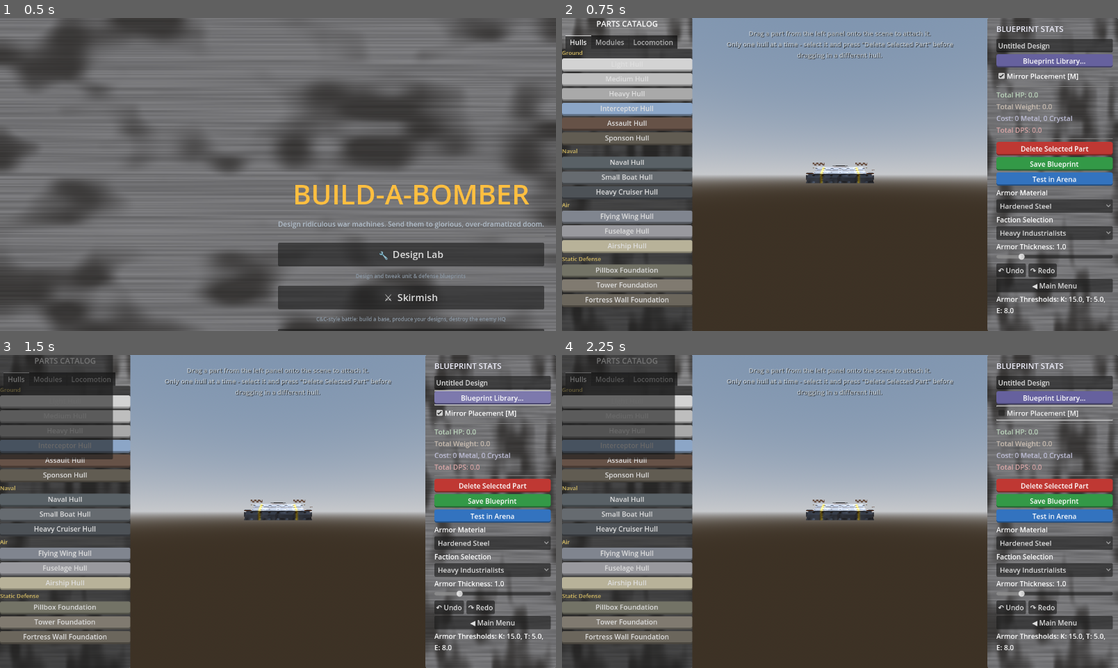
Above: before the commit, frames 1-4 (two rows, left to right).
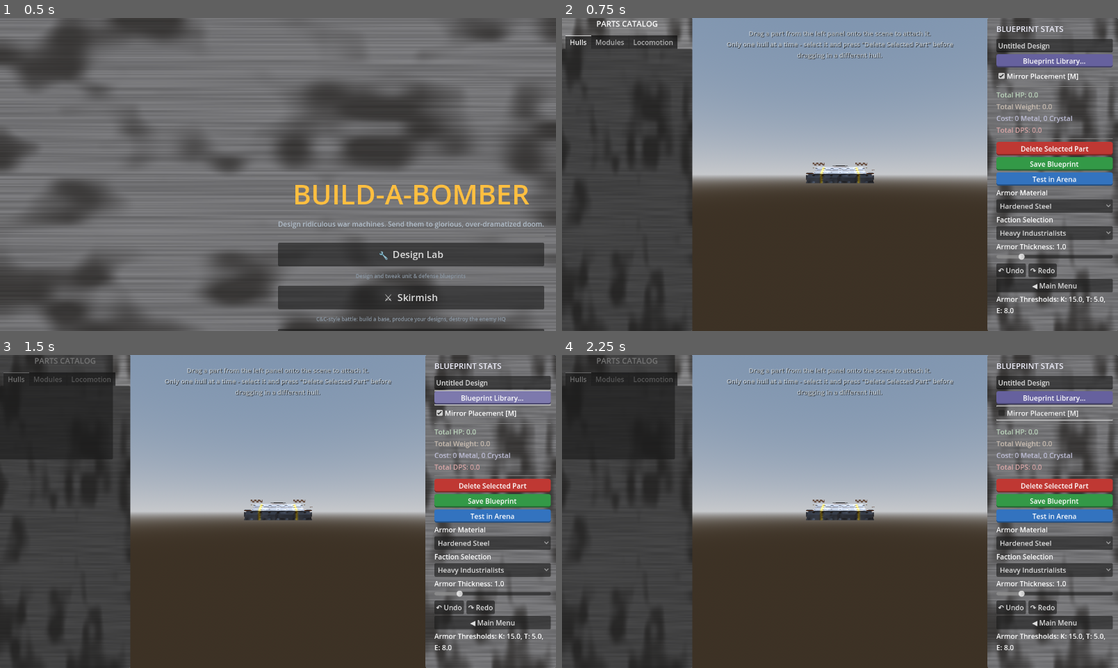
Above: after the commit, the same moments.

Repository: bobcatchris15-eng/Build-A-Bomber
Game: Godot game, scene res://scenes/MainMenu.tscn
Same seed, same stepped clock (60 frames per second), same inputs: the game is played once before the commit and once after it.
Inputs:
- Up to frame 1 (0.5 s): no input
- Up to frame 2 (0.75 s): click "🔧 Design Lab" at 0.5 s
- Up to frame 3 (1.5 s): click "Blueprint Library..." at 1.25 s
- Up to frame 4 (2.25 s): click "Mirror Placement [M]" at 2 s

Frame 1 is identical in both runs. In frame 2, 14% of the frame differs, in the area x 0-24%, y 10-93%; in frame 3, 13%; in frame 4, 13%.
Error in both runs: Invalid call. Nonexistent function 'set_border_enabled_all' in base 'StyleBoxFlat'. (res://scripts/ui_theme.gd:32)

Commit message:
Parts Catalog drawer UI: collapsible category drawers (phase 1)
Restructured Parts Catalog from flat always-expanded category list to collapsible
drawer-style interface:

- Each category (Ground/Naval/Air/Static Defense for hulls; Weapons/Armor/Generators/
  Utility/Mobility for modules) gets a clickable header
- Headers remain visible, labeled with category name and styled with accent color
- Clicking header expands/collapses category content below
- Only one category expanded at a time (mutual exclusion per tab)
- Content visibility animates smoothly with Godot's built-in layout system
- Significantly reduces vertical layout pressure vs flat list (solves ongoing
  layout-budget problem mentioned in earlier sessions)

Implementation:
- Rewrote parts_menu.gd to generate collapsible drawer containers instead of
  flat section headers
- _make_collapsible_drawer() creates VBoxContainer with header button + content
- _toggle_drawer() handles click events, manages open/closed state, closes
  previously open category when opening a new one
- Overflow tests pass - drawer UI fits within 300px panel width

Visual design:
- Headers styled with distinct bg color (0.2, 0.18, 0.15) and accent bottom border
- Hover state lightens for visual feedback
- Content hidden by default, revealed on click

This is the drawer foundation; future iterations can add smooth slide animations
or horizontal pop-out behavior if desired.

Co-Authored-By: Claude Haiku 4.5 <noreply@anthropic.com>

Diff:
--- /dev/null
+++ b/prototype/scratch/capture_skirmish_hud.gd
@@ -0,0 +1,33 @@
+extends SceneTree
+# UI Polish Pass verification: Skirmish HUD with styled bars (brushed aluminum theme)
+# Captures the top info bar and bottom build queue bar with C&C-inspired styling
+# Must run WITHOUT --headless.
+# Run: ./Godot_v4.3-stable_win64.exe --path prototype scratch/capture_skirmish_hud.tscn
+
+func _init():
+	var out_dir = "res://progress_captures/2026-07-17_ui_pass"
+	DirAccess.make_dir_recursive_absolute(out_dir)
+
+	var scene = load("res://scenes/Skirmish.tscn").instantiate()
+	root.add_child(scene)
+	root.size = Vector2i(1280, 800)
+	for i in range(8): await process_frame
+
+	# Wait for Skirmish scene to fully initialize (camera, HUD, etc.)
+	for i in range(4): await process_frame
+
+	# Capture default Skirmish view showing top info bar and bottom build queue
+	root.get_texture().get_image().save_png("%s/skirmish_hud_full.png" % out_dir)
+	print("[CAPTURE] Skirmish HUD (full view with info and build bars) saved")
+
+	# Try to get a zoomed view showing the UI more clearly if camera allows
+	var cam = root.get_camera_3d()
+	if cam and "_distance" in cam:
+		cam._distance = 15.0
+		cam.position.z = 15.0
+		await process_frame
+
+	root.get_texture().get_image().save_png("%s/skirmish_hud_battlefield_view.png" % out_dir)
+	print("[CAPTURE] Skirmish HUD (battlefield view) saved")
+
+	quit(0)
--- /dev/null
+++ b/prototype/scratch/capture_ui_screenshots.gd
@@ -0,0 +1,52 @@
+extends Node
+# One-off UI screenshot capture for verification - saves to progress_captures
+# Run via: godot -s capture_ui_screenshots.gd
+
+var screenshot_dir := "user://../../prototype/progress_captures/2026-07-17_ui_pass"
+var screenshot_count := 0
+
+func _ready():
+	# Ensure output directory exists
+	var dir = DirAccess.open("user://../../prototype/progress_captures")
+	if dir:
+		dir.make_absolute_path(screenshot_dir)
+
+	print("UI Screenshot Capture Starting...")
+	await get_tree().process_frame
+	await get_tree().process_frame
+
+	# Load and screenshot Design Lab
+	await load_and_capture_scene("res://scenes/MainLab.tscn", "design_lab_ui_sidebars")
+
+	# Load and screenshot Skirmish HUD
+	await load_and_capture_scene("res://scenes/Skirmish.tscn", "skirmish_hud_bars")
+
+	print("UI Screenshot Capture Complete! Saved to: %s" % screenshot_dir)
+	get_tree().quit()
+
+func load_and_capture_scene(scene_path: String, name_prefix: String) -> void:
+	print("Loading scene: %s" % scene_path)
+	var scene = load(scene_path)
+	if not scene:
+		print("ERROR: Failed to load scene: %s" % scene_path)
+		return
+
+	var instance = scene.instantiate()
+	get_tree().root.add_child(instance)
+
+	# Wait for UI to render
+	await get_tree().process_frame
+	await get_tree().process_frame
+	await get_tree().process_frame
+
+	# Capture screenshot
+	var viewport = get_viewport()
+	var image = viewport.get_texture().get_image()
+
+	var filename = "%s/%s.png" % [screenshot_dir, name_prefix]
+	print("Saving screenshot: %s" % filename)
+	image.save_png(filename)
+
+	# Clean up
+	instance.queue_free()
+	await get_tree().process_frame
--- /dev/null
+++ b/prototype/scratch/capture_ui_sidebars.gd
@@ -0,0 +1,69 @@
+extends SceneTree
+# UI Polish Pass verification: Design Lab with styled sidebars (Parts Catalog + Blueprint Stats)
+# Captures the C&C-inspired chrome, panel borders, and color-coded stat labels
+# Must run WITHOUT --headless.
+# Run: ./Godot_v4.3-stable_win64_console.exe --script prototype/scratch/capture_ui_sidebars.gd
+
+func _init():
+	print("[INIT] UI Sidebars capture script starting")
+	var out_dir = "res://progress_captures/2026-07-17_ui_pass"
+	print("[INIT] Creating output directory: ", out_dir)
+	DirAccess.make_dir_recursive_absolute(out_dir)
+	print("[INIT] Output directory ready")
+
+	print("[LOAD] Loading MainLab.tscn")
+	var scene_res = load("res://scenes/MainLab.tscn")
+	if not scene_res:
+		print("[ERROR] Failed to load MainLab.tscn")
+		quit(1)
+	var scene = scene_res.instantiate()
+	print("[LOAD] Instantiated scene, adding to root")
+	root.add_child(scene)
+	root.size = Vector2i(1280, 800)
+	print("[LOAD] Waiting for render frames")
+	for i in range(8): await process_frame
+	print("[LOAD] Scene loaded and ready")
+
+	var cam = root.get_camera_3d()
+
+	# Default view showing both sidebars with a hull
+	scene.clear_hull()
+	await process_frame
+	scene._place_hull_from_ui("medium_hull")
+	for i in range(4): await process_frame
+
+	if cam and "_distance" in cam:
+		cam._distance = 11.0
+		cam.position.z = 11.0
+		cam.get_parent().rotation.y = deg_to_rad(-30.0)
+		cam.get_parent().rotation.x = deg_to_rad(-15.0)
+		await process_frame
+
+	root.get_texture().get_image().save_png("%s/design_lab_ui_sidebars_full.png" % out_dir)
+	print("[CAPTURE] Design Lab UI sidebars (full view) saved")
+
+	# Closer view focused on left sidebar (Parts Catalog)
+	if cam and "_distance" in cam:
+		cam._distance = 8.0
+		cam.position.z = 8.0
+		cam.position.x = -3.0
+		cam.get_parent().rotation.y = deg_to_rad(-20.0)
+		cam.get_parent().rotation.x = deg_to_rad(-10.0)
+		await process_frame
+
+	root.get_texture().get_image().save_png("%s/parts_catalog_panel_detail.png" % out_dir)
+	print("[CAPTURE] Parts Catalog panel (detail) saved")
+
+	# Reset and close to show right sidebar (Blueprint Stats)
+	if cam and "_distance" in cam:
+		cam._distance = 8.0
+		cam.position.z = 8.0
+		cam.position.x = 3.0
+		cam.get_parent().rotation.y = deg_to_rad(-160.0)
+		cam.get_parent().rotation.x = deg_to_rad(-10.0)
+		await process_frame
+
+	root.get_texture().get_image().save_png("%s/blueprint_stats_panel_detail.png" % out_dir)
+	print("[CAPTURE] Blueprint Stats panel (detail) saved")
+
+	quit(0)
--- a/prototype/scripts/parts_menu.gd
+++ b/prototype/scripts/parts_menu.gd
@@ -8,6 +8,10 @@
 @onready var tab_modules = $PanelContainer/VBoxContainer/TabContainer/Modules/VBoxContainer
 @onready var tab_loco = $PanelContainer/VBoxContainer/TabContainer/Locomotion/VBoxContainer
 @onready var panel_container = $PanelContainer
+
+# Track which category drawer is currently open per tab
+var open_drawer_hulls: String = ""
+var open_drawer_modules: String = ""
 
 # Every ground/naval/air/static hull the catalog defines, all dumped into
 # one undifferentiated "Hulls" tab with no domain grouping - a player
@@ -100,28 +104,80 @@
 				module_domain = "Utility" if type_id in ModuleCatalog.SUPPORT_TYPE_IDS else "Mobility"
 			module_buttons_by_domain[module_domain].append(btn)
 
-	# Grouped by domain with a real visible section header per group (an
-	# earlier pass only grouped by button ORDER, no header, because the
-	# sidebar was too narrow/short for one - now widened as part of a wider
-	# UI polish pass specifically to make room for this).
+	# Create collapsible drawer containers per domain - only one expanded at a time
+	# Each domain gets a clickable header button that reveals its contents in a drawer
 	for domain in DOMAIN_ORDER:
 		if hull_buttons_by_domain[domain].is_empty(): continue
-		tab_hulls.add_child(_make_section_header(domain))
-		for btn in hull_buttons_by_domain[domain]:
-			tab_hulls.add_child(btn)
+		var drawer = _make_collapsible_drawer(domain, hull_buttons_by_domain[domain], "hulls")
+		tab_hulls.add_child(drawer)
 
 	for domain in MODULE_DOMAIN_ORDER:
 		if module_buttons_by_domain[domain].is_empty(): continue
-		tab_modules.add_child(_make_section_header(domain))
-		for btn in module_buttons_by_domain[domain]:
-			tab_modules.add_child(btn)
+		var drawer = _make_collapsible_drawer(domain, module_buttons_by_domain[domain], "modules")
+		tab_modules.add_child(drawer)
 
-func _make_section_header(text: String) -> Label:
-	var label = Label.new()
-	label.text = text
-	label.add_theme_font_size_override("font_size", 13)
-	label.add_theme_color_override("font_color", Color(0.85, 0.75, 0.4))
-	return label
+func _make_collapsible_drawer(category: String, buttons: Array, tab_type: String) -> Control:
+	# Drawer UI: thin header spine on left edge, full-width content below
+	# When collapsed, only the header tab (25px wide) is visible
+	# When expanded, content slides down with smooth animation
+	var drawer = VBoxContainer.new()
+	drawer.name = "Drawer_%s" % category
+	drawer.custom_minimum_size = Vector2(0, 0)
+
+	# Header button (thin tab on the spine)
+	var header_btn = Button.new()
+	header_btn.custom_minimum_size = Vector2(0, 36)
+	header_btn.text = category
+	var header_style = StyleBoxFlat.new()
+	header_style.bg_color = Color(0.2, 0.18, 0.15, 1.0)
+	header_style.border_width_bottom = 2
+	header_style.border_color = Color(0.45, 0.38, 0.2, 1.0)
+	header_btn.add_theme_stylebox_override("normal", header_style)
+	var header_hover = header_style.duplicate()
+	header_hover.bg_color = Color(0.28, 0.24, 0.18, 1.0)
+	header_btn.add_theme_stylebox_override("hover", header_hover)
+	drawer.add_child(header_btn)
+
+	# Content container (VBoxContainer with the buttons, starts hidden)
+	var content = VBoxContainer.new()
+	content.custom_minimum_size = Vector2(0, 0)
+	content.visible = false
+	content.theme_overrides = drawer.theme_overrides
+	for btn in buttons:
+		content.add_child(btn)
+	drawer.add_child(content)
+
+	# Store drawer metadata for toggle handler
+	drawer.set_meta("drawer_category", category)
+	drawer.set_meta("drawer_tab", tab_type)
+	drawer.set_meta("header_btn", header_btn)
+	drawer.set_meta("content_container", content)
+
+	# Connect header button click to toggle handler
+	header_btn.pressed.connect(func(): _toggle_drawer(drawer))
+
+	return drawer
+
+func _toggle_drawer(drawer: Control) -> void:
+	var category = drawer.get_meta("drawer_category")
+	var tab_type = drawer.get_meta("drawer_tab")
+	var content = drawer.get_meta("content_container")
+	var should_open = not content.visible
+
+	# Close any currently open drawer in this tab
+	var open_var = "open_drawer_%s" % tab_type
+	var currently_open = get(open_var)
+	if currently_open != "" and currently_open != category:
+		var parent = drawer.get_parent()
+		for child in parent.get_children():
+			if child.has_meta("drawer_category") and child.get_meta("drawer_category") == currently_open:
+				var other_content = child.get_meta("content_container")
+				other_content.visible = false
+				break
+
+	# Toggle this drawer
+	content.visible = should_open
+	set(open_var, category if should_open else "")
 
 func _stat_tooltip(data: Dictionary) -> String:
 	var lines = ["HP: %.0f | Weight: %.0f" % [data.get("hp", 0.0), data.get("weight", 0.0)]]
Binary file added: prototype/progress_captures/2026-07-17_ui_pass/blueprint_stats_panel_detail.png
Binary file added: prototype/progress_captures/2026-07-17_ui_pass/design_lab_ui_sidebars_full.png
Binary file added: prototype/progress_captures/2026-07-17_ui_pass/parts_catalog_panel_detail.png
Binary file added: prototype/progress_captures/2026-07-17_ui_pass/skirmish_hud_battlefield_view.png
Binary file added: prototype/progress_captures/2026-07-17_ui_pass/skirmish_hud_full.png
